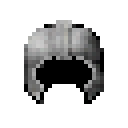
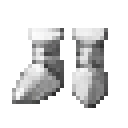
Layered file, before and after one edit (w=128, h=128). Changes by layer:
added group "Steel" with 7 layers above "Iron" over [12, 20, 108, 108]
added layer "Layer 8" (1st of 2, in "Steel") (soft light) in group "Steel" over [12, 20, 108, 108]
added group "Pieces" (1st of 5, in "Steel") with 4 layers in group "Steel" over [12, 20, 108, 108]
added layer "Layer 1" (1st of 5, in "Steel" › "Pieces") in group "Pieces" over [12, 28, 108, 108]
hid group "Iron" (7 layers) over [12, 20, 108, 108]
hid "Layer 3" (2nd of 5, in "Iron" › "Pieces") over [24, 20, 104, 104]
